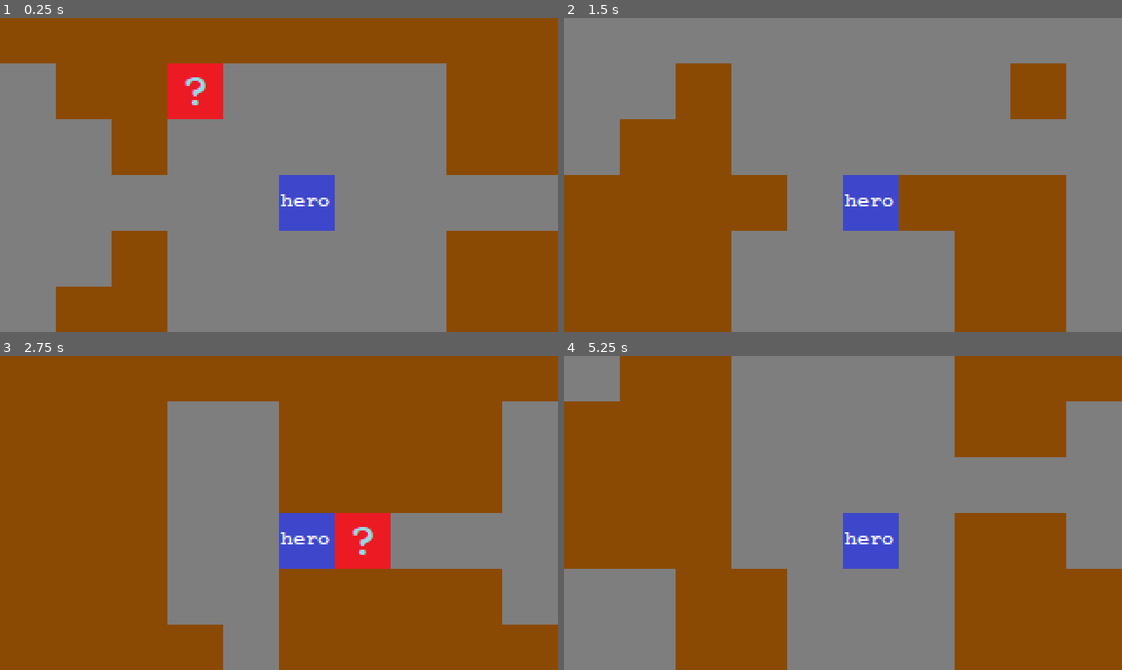
Above: before the commit, frames 1-4 (two rows, left to right).
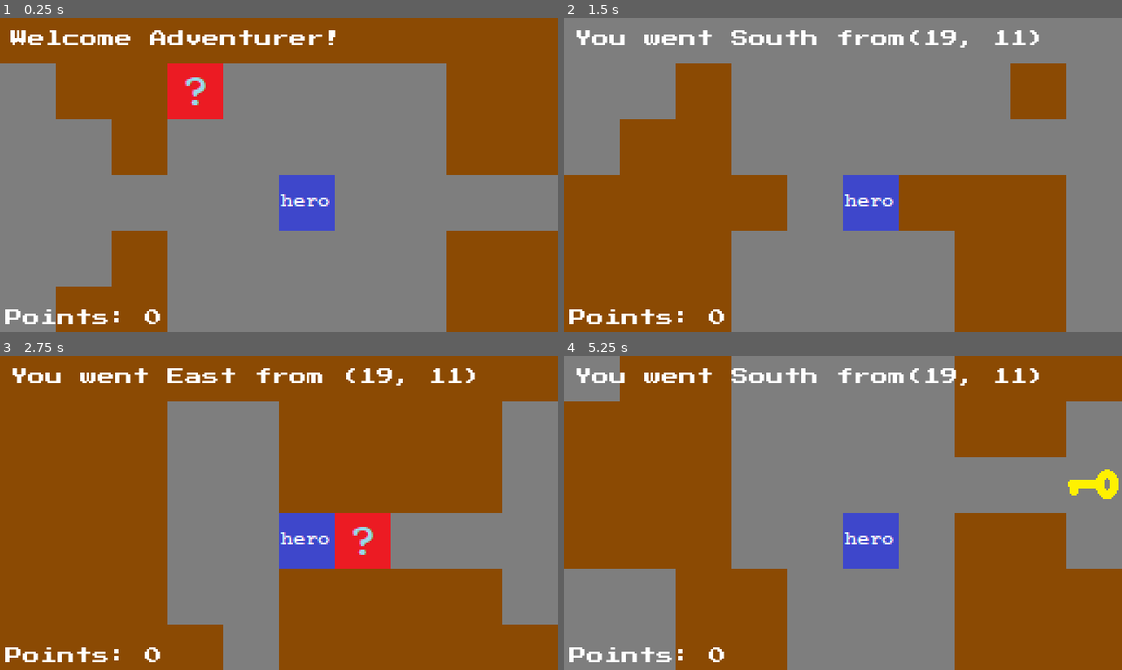
Above: after the commit, the same moments.

Repository: PiotrDawidziuk/Roguelike_Demo_Version_0_1
Game: Godot game, scene res://Scenes/Game.tscn
Same seed, same stepped clock (60 frames per second), same inputs: the game is played once before the commit and once after it.
Inputs:
- Up to frame 1 (0.25 s): no input
- Up to frame 2 (1.5 s): tap Enter (ui_accept) at 0.5, 0.77, 1.25 s; hold Right (ui_right) 0.53-1.28 s; hold Down (ui_down) from 1.28 s (still down)
- Up to frame 3 (2.75 s): tap Enter (ui_accept) at 1.52, 2 s; release Down (ui_down) at 2.03 s; hold Right (ui_right) from 2.03 s (still down)
- Up to frame 4 (5.25 s): tap Enter (ui_accept) at 2.75, 3.02, 3.5, 3.77, 4.25, 4.52 s; release Right (ui_right) at 2.78 s; hold Up (ui_up) 2.78-3.53 s; hold Left (ui_left) 3.53-5.03 s; hold Down (ui_down) from 5.03 s (still down)

The runs differ from the first frame. In frame 1, 1.7% of the frame differs, in the area x 0-61%, y 3-98%; in frame 2, 1.9%; in frame 3, 1.8%; in frame 4, 2.4%, in the area x 0-100%, y 3-98%.

Commit message:
key added, label fixed, points added. no save

Diff:
--- a/Scenes/Game.gd
+++ b/Scenes/Game.gd
@@ -1,24 +1,32 @@
 extends Node2D
 
 
-const Player = preload("res://Scenes/hero.tscn")
+#const Player = preload("res://Scenes/hero.tscn")
 const Secret = preload("res://Scenes/secret.tscn")
 const Exit = preload("res://Scenes/level_exit.tscn")
 const WALKERS_STEPS = 200
 
 #TEST VARIABLES
-var cell_sample
-onready var test_label = $Label
+var cell_sample # not needed
+
+#needed variables
 var cell_table = []
 var cell_dict = {}
 var secret = Secret.instance()
 var exit = Exit.instance()
 
+#variables of things player has etc:
+var hasKey = false
+var points = 0
+
 var borders = Rect2(1,1, 38, 21)
 
 onready var tileMap = $TileMap
 
-var player = Player.instance()
+onready var player = $hero
+onready var message_box = $hero/Label
+onready var points_label = $hero/PointsLabel
+onready var key = $key
 
 
 func _ready():
@@ -28,7 +36,7 @@
 func generate_level():
 	var walker = Walker.new(Vector2(19,11), borders)
 	var map = walker.walk(WALKERS_STEPS)
-	add_child(player)
+	#add_child(player)
 	var initial_position = map.front()*32
 	player.position = initial_position
 	walker.queue_free()
@@ -48,6 +56,8 @@
 	#exit.position = cell_table[40].position*32
 	exit.position = walker.get_end_room().position*32
 
+	key.position = cell_table[20].position*32
+
 	tileMap.set_cellv(Vector2(1,1), -1)
 
 	cell_sample = MapClasses.MapCellProperties.new()
@@ -55,8 +65,8 @@
 	tileMap.update_bitmask_region(borders.position, borders.end)
 
 	cell_sample = tileMap.get_cell(2,2)
-	# test_label.text = String(cell_sample)
-	test_label.text = "Welcome Adventurer!"
+	# message_box.text = String(cell_sample)
+	message_box.text = "Welcome Adventurer!"
 
 func reaload_level():
 	get_tree().reload_current_scene()
@@ -67,29 +77,37 @@
 	if event.is_action_pressed("ui_left"):
 		if cell_dict.has(Vector2((player.position.x / 32) -1, player.position.y / 32)):
 			var test_text_1 = String(cell_dict[Vector2(player.position.x / 32, player.position.y / 32)].position)
-			test_label.text = "You went West from " + test_text_1
+			message_box.text = "You went West from " + test_text_1
 			player.position = Vector2(player.position.x -32, player.position.y)
 	if event.is_action_pressed("ui_right"):
 		if cell_dict.has(Vector2((player.position.x / 32) +1, player.position.y / 32)):
 			var test_text_1 = String(cell_dict[Vector2(player.position.x / 32, player.position.y / 32)].position)
-			test_label.text = "You went East from " + test_text_1
+			message_box.text = "You went East from " + test_text_1
 			player.position = Vector2(player.position.x +32, player.position.y)
 	if event.is_action_pressed("ui_up"):
 		if cell_dict.has(Vector2(player.position.x / 32, (player.position.y / 32)-1)):
 			var test_text_1 = String(cell_dict[Vector2(player.position.x / 32, player.position.y / 32)].position)
-			test_label.text = "You went North from " + test_text_1
+			message_box.text = "You went North from " + test_text_1
 			player.position = Vector2(player.position.x, player.position.y - 32)
 	if event.is_action_pressed("ui_down"):
 		if cell_dict.has(Vector2(player.position.x / 32, (player.position.y / 32)+1)):
 			var test_text_1 = String(cell_dict[Vector2(player.position.x / 32, player.position.y / 32)].position)
-			test_label.text = "You went South from" + test_text_1
+			message_box.text = "You went South from" + test_text_1
 			player.position = Vector2(player.position.x, player.position.y + 32)
 	meeting(player.position)
 
 func meeting(position):
 	if secret != null && position == secret.position:
-		test_label.text = "You found something!"
+		message_box.text = "You found something!"
+		points = points + 1
+		points_label.text = "Points: " + String(points)
 		secret.queue_free()
+	if key != null && position == key.position:
+		message_box.text = "You found a key!"
+		hasKey = true
+		key.queue_free()
 	if exit != null && position == exit.position:
-		test_label.text = "You exit level!"
-		reaload_level()
+		if (hasKey):
+			reaload_level()
+		else:
+			message_box.text = "The exit is locked!"
--- a/Scenes/Game.tscn
+++ b/Scenes/Game.tscn
@@ -2,7 +2,8 @@
 
 [ext_resource path="res://2tiletileset32.png" type="Texture" id=1]
 [ext_resource path="res://Scenes/Game.gd" type="Script" id=2]
-[ext_resource path="res://fonts/Press_Start_2P/PressStart2P-Regular.ttf" type="DynamicFontData" id=3]
+[ext_resource path="res://Scenes/hero.tscn" type="PackedScene" id=3]
+[ext_resource path="res://key.png" type="Texture" id=4]
 
 [sub_resource type="TileSet" id=1]
 0/name = "2tiletileset32.png 0"
@@ -34,9 +35,6 @@
 1/shapes = [  ]
 1/z_index = 0
 
-[sub_resource type="DynamicFont" id=2]
-font_data = ExtResource( 3 )
-
 [node name="Game" type="Node2D"]
 script = ExtResource( 2 )
 
@@ -46,12 +44,9 @@
 format = 1
 tile_data = PoolIntArray( -65538, 1, 0, -65537, 1, 0, -131072, 1, 0, -131071, 1, 0, -131070, 1, 0, -131069, 1, 0, -1310 …(16089 unchanged characters)…
 
-[node name="Label" type="Label" parent="."]
-margin_top = 32.0
-margin_right = 320.0
-margin_bottom = 64.0
-custom_fonts/font = SubResource( 2 )
-text = "AASFGSHFDsgasdgsdh"
-__meta__ = {
-"_edit_use_anchors_": false
-}
+[node name="key" type="Sprite" parent="."]
+position = Vector2( 0, 32 )
+texture = ExtResource( 4 )
+centered = false
+
+[node name="hero" parent="." instance=ExtResource( 3 )]
--- /dev/null
+++ b/Scenes/Label.tscn
@@ -0,0 +1,17 @@
+[gd_scene load_steps=3 format=2]
+
+[ext_resource path="res://fonts/Press_Start_2P/PressStart2P-Regular.ttf" type="DynamicFontData" id=1]
+
+[sub_resource type="DynamicFont" id=1]
+size = 10
+font_data = ExtResource( 1 )
+
+[node name="Label" type="Label"]
+margin_top = 32.0
+margin_right = 320.0
+margin_bottom = 64.0
+custom_fonts/font = SubResource( 1 )
+text = "AASFGSHFDsgasdgsdh"
+__meta__ = {
+"_edit_use_anchors_": false
+}
--- a/Scenes/hero.tscn
+++ b/Scenes/hero.tscn
@@ -1,7 +1,8 @@
-[gd_scene load_steps=3 format=2]
+[gd_scene load_steps=4 format=2]
 
 [ext_resource path="res://hero.png" type="Texture" id=1]
 [ext_resource path="res://Scenes/hero.gd" type="Script" id=2]
+[ext_resource path="res://Scenes/Label.tscn" type="PackedScene" id=3]
 
 [node name="hero" type="Node2D"]
 script = ExtResource( 2 )
@@ -12,3 +13,16 @@
 
 [node name="Camera2D" type="Camera2D" parent="."]
 current = true
+
+[node name="Label" parent="." instance=ExtResource( 3 )]
+margin_left = -154.126
+margin_top = -82.9261
+margin_right = 165.874
+margin_bottom = -50.9261
+
+[node name="PointsLabel" parent="." instance=ExtResource( 3 )]
+margin_left = -156.748
+margin_top = 76.6436
+margin_right = 163.252
+margin_bottom = 108.644
+text = "Points: 0"
Binary file added: key.png
Not shown, added: key.png.import
